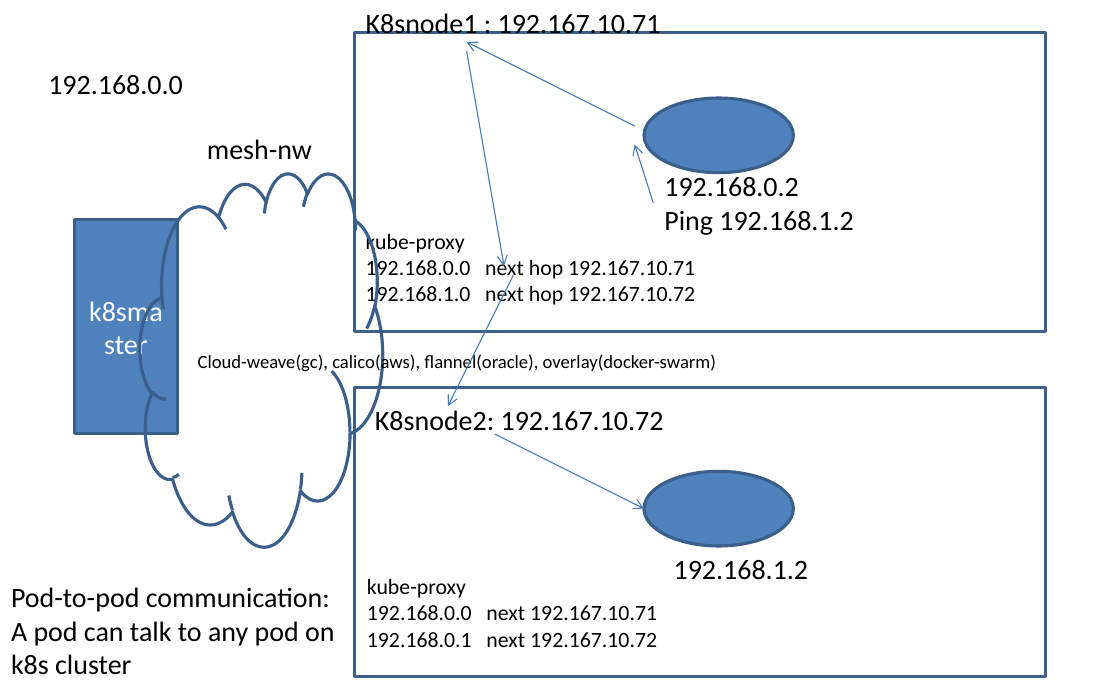
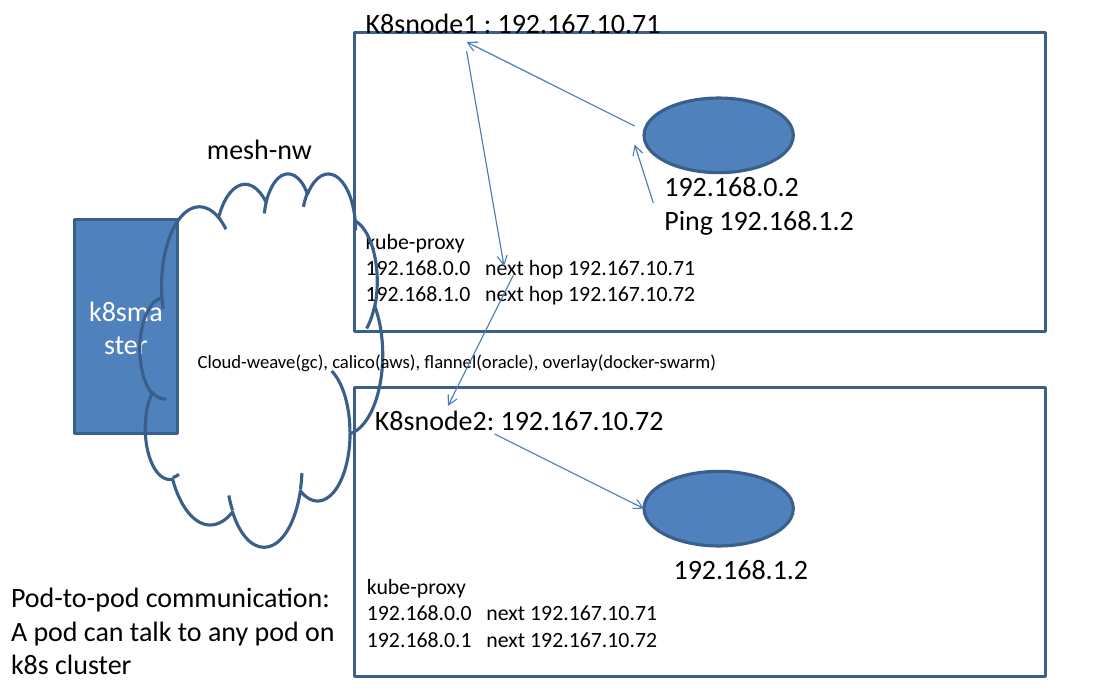
Before and after one commit to AdityaSP/ora-jul15-dock-kube, a slide deck: slide 18 of rough-diag.pptx. Drawn at 1120x700 pixels with LibreOffice and Linux fonts; fonts in the diff are those of the drawing. Boxes give left, top, right and bottom in pixels: in the first picture for what was removed or moved away, otherwise in the second. Text is boxed around its words. In the diff, an @@ line names an element or a change of style, - is before the commit and + after.

```diff
--- a/rough-diag.pptx
+++ b/rough-diag.pptx
@@ text removed at (x1=48, y1=75, x2=183, y2=95) @@
-192.168.0.0
```
Also in this commit, not shown: 1 other slide changed, 4 slides added.
